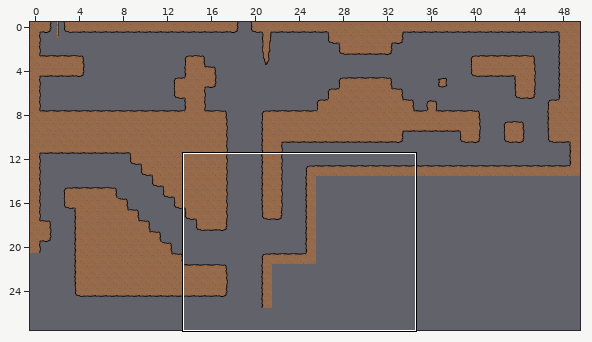
One commit to this Tiled map: data/level2.tmx. The first picture is a wide view before the edit; the outline marks the close-up.
Close-up. Old version:
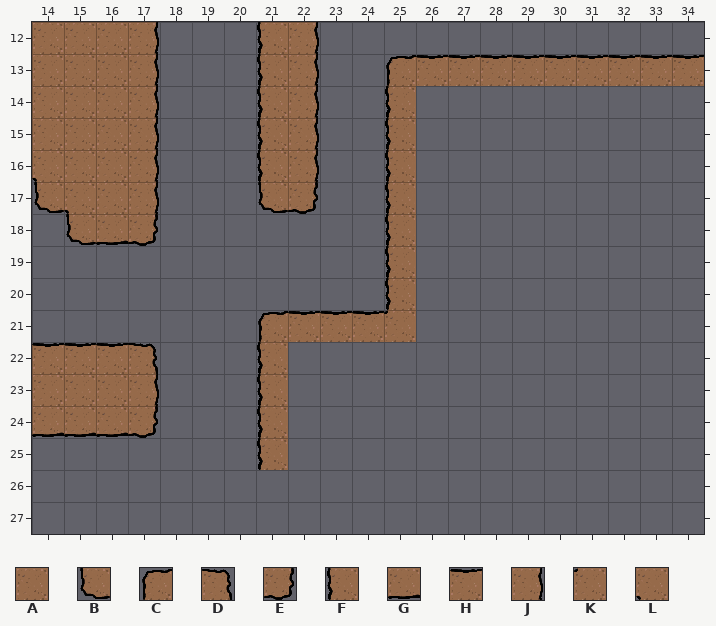
Cells are 32x32 px. Shown: x 14..34, y 12..27. The commit also changed other parts of the map, which this record leaves out.
Key: from "tileset-ground": A 0, B 3, C 4, D 5, E 6, F 9, G 10, H 11, J 12, K 13, L 15.
_ is an empty cell.
Layer "level" before, first column x 14:
12 AAAJ___FJ____________
13 AAAJ___FJ__CHHHHHHHHH
14 AAAJ___FJ__F_________
15 AAAJ___FJ__F_________
16 LAAJ___FJ__F_________
17 BLAJ___BE__F_________
18 _BGE_______F_________
19 ___________F_________
20 ___________F_________
21 _______CHHHK_________
22 HHHD___F_____________
23 AAAJ___F_____________
24 GGGE___F_____________
25 _______F_____________
26 _____________________
27 _____________________
The result:
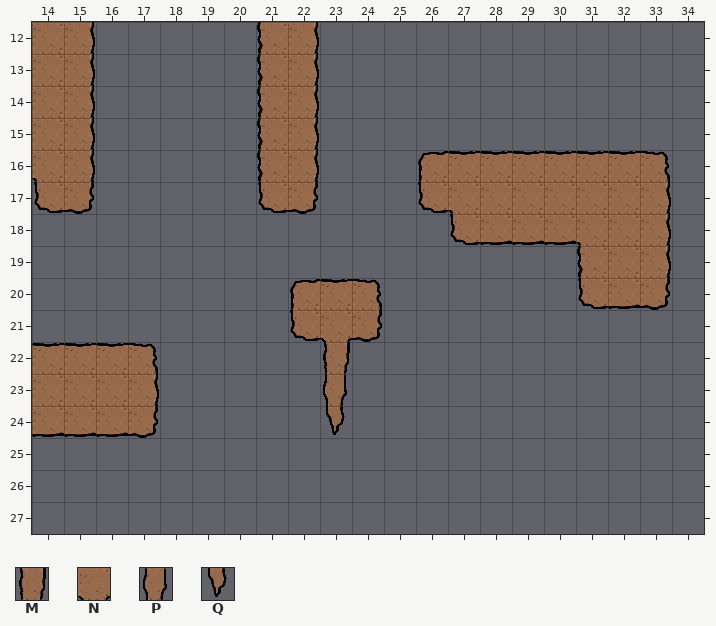
Further tiles: from "tileset-ground": M 18, N 25, P 27, Q 36.
Change:
Layer "level":
The author put tile A in row 17 at x 28 to 32; in rows 18 to 19 at x 32.
Tile H becomes tile B in row 21 at x 22.
The author put tile B in row 17 at x 26; in row 18 at x 27; in row 20 at x 31.
The author put tile C in row 16 at x 26; in row 20 at x 22.
The author put tile D in row 16 at x 33; in row 20 at x 24.
Tile H becomes tile E in row 21 at x 24.
Tile L becomes tile E in row 17 at x 15.
The author put tile E in row 20 at x 33.
The author put tile F in row 19 at x 31.
The author put tile G in row 18 at x 28 to 30; in row 20 at x 32.
The author put tile H in row 16 at x 27 to 32; in row 20 at x 23.
Tile A becomes tile J in rows 12 to 16 at x 15.
The author put tile J in rows 17 to 19 at x 33.
The author put tile L in row 17 at x 27; in row 18 at x 31.
The author put tile M in row 22 at x 23.
Tile H becomes tile N in row 21 at x 23.
The author put tile P in row 23 at x 23.
The author put tile Q in row 24 at x 23.
The edit erases tile A in rows 12 to 17 at x 16.
The edit erases tile B in row 18 at x 15.
The edit erases tile C in row 13 at x 25; in row 21 at x 21.
The edit erases tile E in row 18 at x 17.
The edit erases tile F in rows 14 to 20 at x 25; in rows 22 to 25 at x 21.
The edit erases tile G in row 18 at x 16.
The edit erases tile H in row 13 at x 26 to 34.
The edit erases tile J in rows 12 to 17 at x 17.
The edit erases tile K in row 21 at x 25.
Where, in picture pixels (left, top, right, bottom), the same in both close-ups:
changed: (64, 22, 159, 246)
changed: (257, 55, 704, 470)
